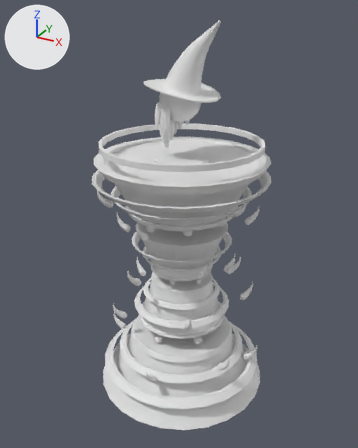
The FBX model Assets/TDTK/Prefabs/Towers/Mesh/tour_magie_lvl_2.fbx: old version first, new version second.
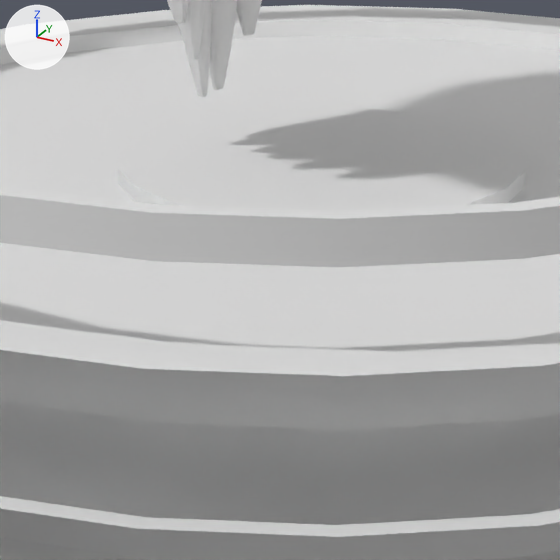
Each version is shown whole from a camera (50 mm lens) standing at (0.84, -1.55, 1.476) and looking at (-0.007, -0.01, 0.706), then close up on the part from 39% to 60% of the width and 30% to 47% of the height. Lighting does not change. The marker at upper left points along +X, +Y and +Z. Where no turn or scale is listed for an object, it has been applied to the vertices.

In view in the first close-up: 'mage_lvl_2_joined', 'tour_magie_lvl_2_joined'.
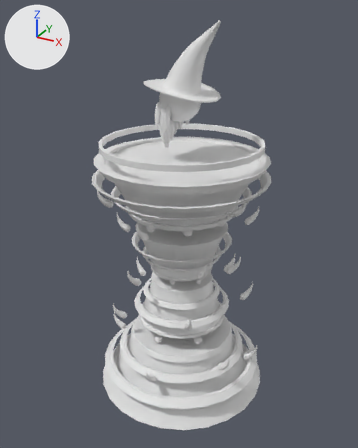
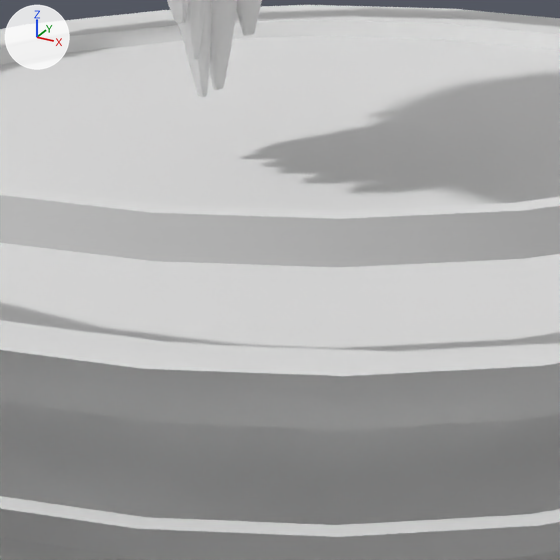
Changed parts and their boxes [x1, y1, x2, y2] in the close-ups (560 x 560 px):
part 1 of me_cylinder_297, deleted: before [118, 107, 525, 211]

The edits, one by one:
me_cylinder_297 has 18130 vertices, 18177 faces and spans x -0.347..0.347, y -0.347..0.347, z 0.0..1.031.
me_cylinder_297 is used by ob_tour_magie_lvl_2_joined; location (0.0, 0.0, 0.0).
me_cylinder_297 part 1: the loose piece of 56 vertices spanning x -0.102..0.101, y -0.101..0.102, z 0.949..0.969 is deleted.
